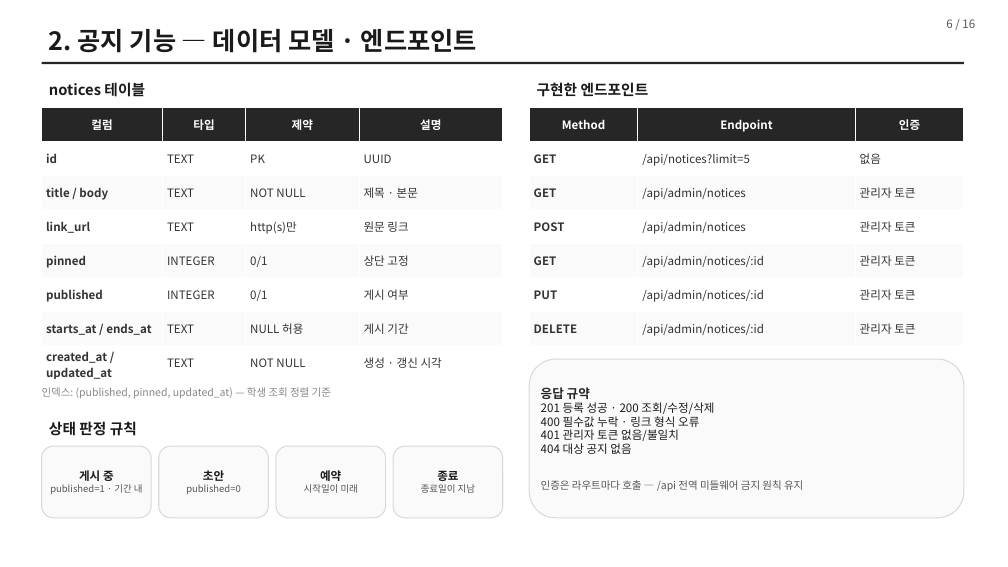
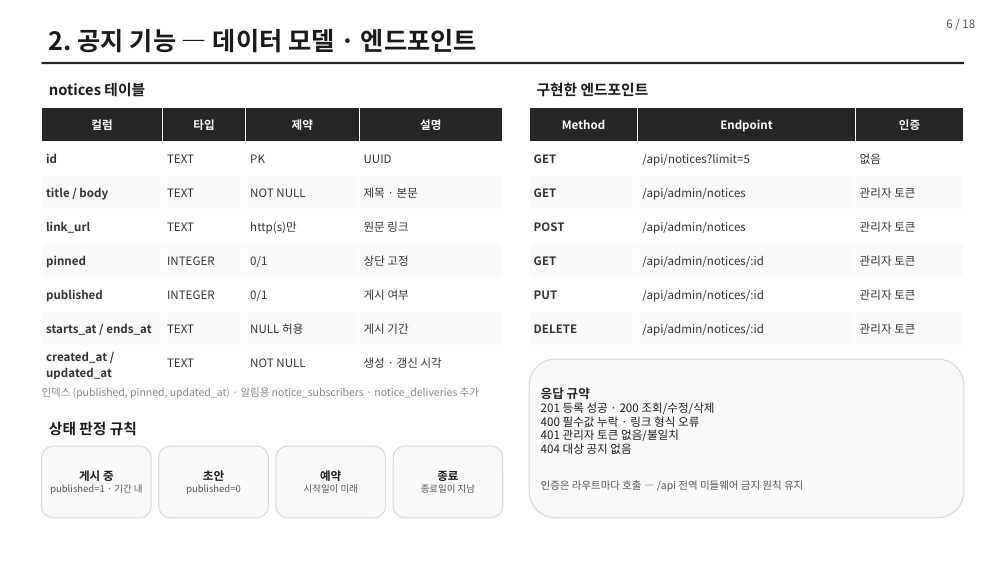
Before and after one commit to jaewonkyoung-alt/wise-faq-bot, a slide deck: slide 6 of slides/2021212843_경재원_4주차_진행보고.pptx. Drawn at 1008x567 pixels with LibreOffice and Linux fonts; fonts in the diff are those of the drawing. Boxes give left, top, right and bottom in pixels: in the first picture for what was removed or moved away, otherwise in the second. Text is boxed around its words. In the diff, an @@ line names an element or a change of style, - is before the commit and + after.

```diff
--- a/slides/2021212843_경재원_4주차_진행보고.pptx
+++ b/slides/2021212843_경재원_4주차_진행보고.pptx
@@ text at <box>42,387,479,399</box>: text changed @@
-인덱스: (published, pinned, updated_at) — 학생 조회 정렬 기준
+인덱스 (published, pinned, updated_at) · 알림용 notice_subscribers · notice_deliveries 추가
```
Also in this commit, not shown: 13 other slides changed, 4 slides added, 2 slides removed, 14 other files.
